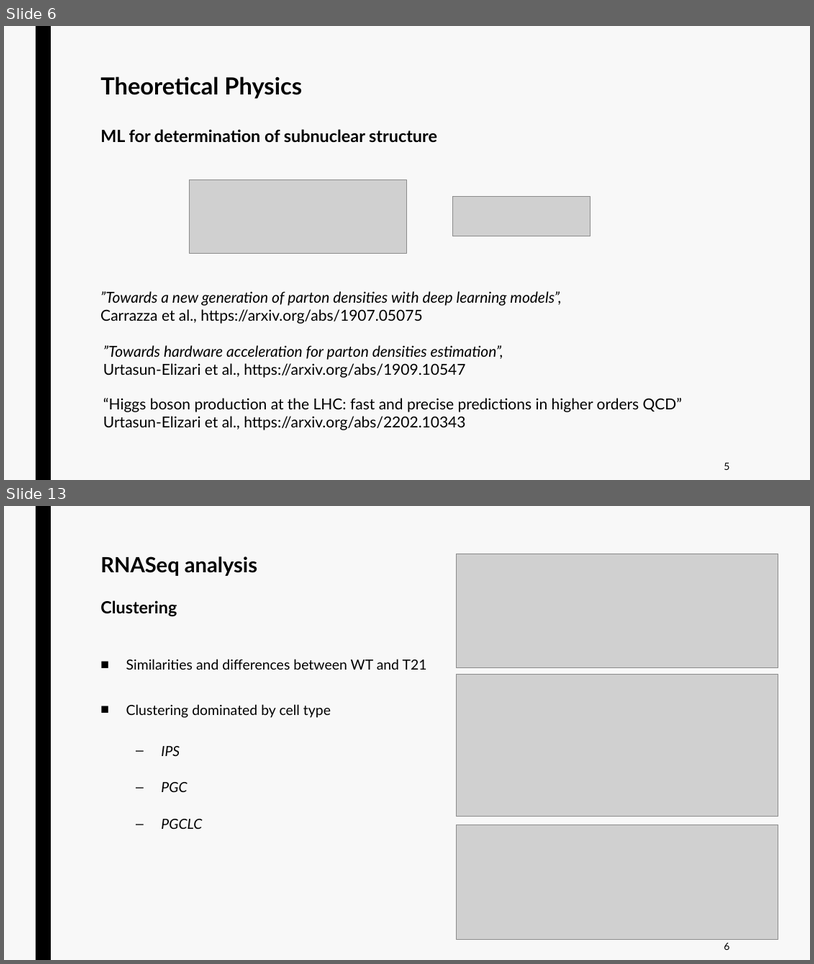
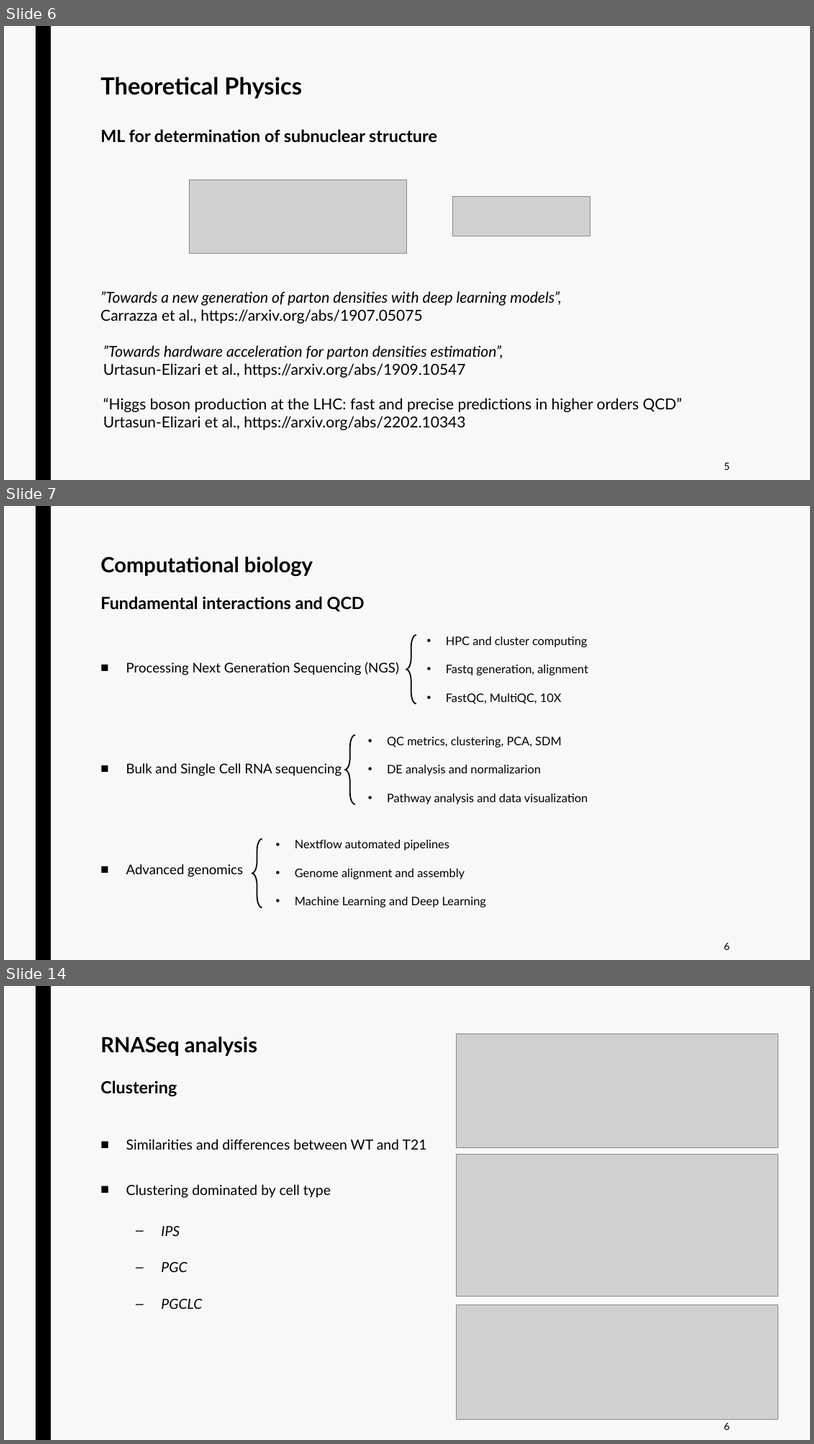
Before and after one commit to jurtasun/presentations, a slide deck: 202306_CRG_Postdoc/230623_GRG_Postdoc.ppt. Shown one above the other, each under a label of ours: slides 6 and 13 before the commit, slides 6, 7 and 14 after it; the slides between them are not shown. The pictures are 814x964 and 814x1444 pixels, drawn with LibreOffice and Linux fonts; fonts in the diff are those of the drawing; grey boxes stand for pictures. Boxes give left, top, right and bottom in pixels: in the first picture for what was removed or moved away, otherwise in the second. Text is boxed around its words. In the diff, an @@ line names an element or a change of style, - is before the commit and + after.

```diff
--- a/202306_CRG_Postdoc/230623_GRG_Postdoc.ppt
+++ b/202306_CRG_Postdoc/230623_GRG_Postdoc.ppt
@@ slide 7 added at <box>4,506,810,960</box>, background #F8F8F8; not listed: 1 template element that a slide beside it also shows @@
@@ title added at <box>100,556,365,612</box>, 20 pt, text #000000, bold @@
+Computational biology
+Fundamental interactions and QCD
@@ left brace added at <box>406,635,417,704</box>, outline #000000 1.5 pt @@
@@ text added at <box>446,636,588,704</box>, 14 pt, text #000000 @@
+  • HPC and cluster computing
+  • Fastq generation, alignment
+  • FastQC, MultiQC, 10X
@@ text added at <box>126,662,399,877</box>, 16 pt, text #000000 @@
+■ Processing Next Generation Sequencing (NGS)
+■ Bulk and Single Cell RNA sequencing
+■ Advanced genomics
@@ left brace added at <box>345,735,355,803</box>, outline #000000 1.5 pt @@
@@ text added at <box>387,736,588,804</box>, 14 pt, text #000000 @@
+  • QC metrics, clustering, PCA, SDM
+  • DE analysis and normalizarion
+  • Pathway analysis and data visualization
@@ left brace added at <box>252,839,262,908</box>, outline #000000 1.5 pt @@
@@ text added at <box>295,839,486,907</box>, 14 pt, text #000000 @@
+  • Nextflow automated pipelines
+  • Genome alignment and assembly
+  • Machine Learning and Deep Learning
@@ text added at <box>724,942,730,950</box>, 12 pt, text #000000 @@
+6
@@ what was slide 13 is now slide 14 @@
```
Also in this commit, not shown: 4 slides changed, 2 other slides added, 2 slides removed.
